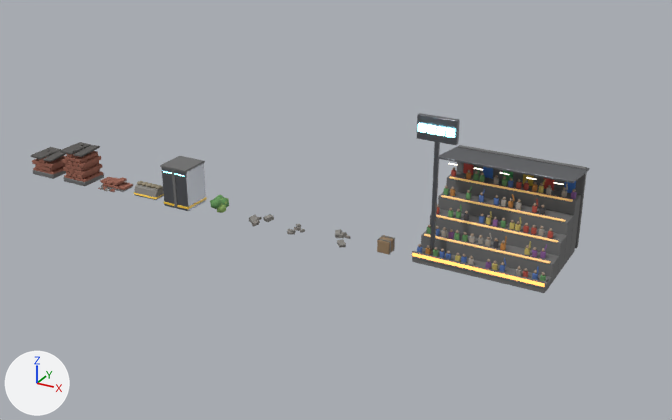
Renders of the glTF model public/assets/models/arena/props-coliseum.glb from each side of a commit.
Both versions are drawn from a camera (50 mm lens) standing at (24.36, -22.86, 12.41) and looking at (11.14, 1.17, 0.4). The axes (+X, +Y, +Z) are drawn at lower left. The lights are the same throughout. The picture after the commit comes second.

The older version as bpy lines, for what is in view:
```python
ob_bush = bpy.data.objects.new('Bush', me_bush)
ob_bush.location = (7.5, 0.0, 0.0)
ob_crate = bpy.data.objects.new('Crate', me_crate)
ob_crate.location = (13.5, 0.0, 0.0)
ob_floodtower = bpy.data.objects.new('FloodTower', me_floodtower)
ob_floodtower.location = (15.0, 0.0, 0.0)
ob_grandstand = bpy.data.objects.new('Grandstand', me_grandstand)
ob_grandstand.location = (16.5, 0.0, 0.0)
ob_lowwall = bpy.data.objects.new('LowWall', me_lowwall)
ob_lowwall.location = (4.5, 0.0, 0.0)
ob_outerwall = bpy.data.objects.new('OuterWall', me_outerwall)
ob_outerwall.location = (6.0, 0.0, 0.0)
ob_rubble0 = bpy.data.objects.new('Rubble0', me_rubble0)
ob_rubble0.location = (9.0, 0.0, 0.0)
ob_rubble1 = bpy.data.objects.new('Rubble1', me_rubble1)
ob_rubble1.location = (10.5, 0.0, 0.0)
ob_walltall = bpy.data.objects.new('WallTall', me_walltall)
ob_walltall.location = (1.5, 0.0, 0.0)
# also in view: 'Wall' at (0.0, 0.0, 0.39)
```
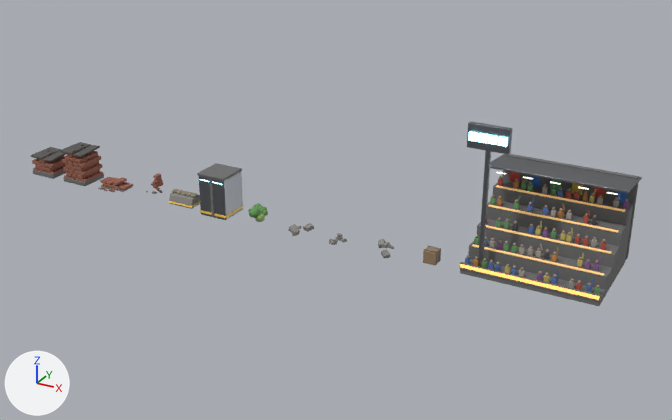
Commit message: Ramp rubble low walls up into adjacent standing walls

The edits, one by one:
Mesh me_lowwallramp is new.
It has 336 vertices, 616 faces and spans x 0.024..0.496, y -0.283..0.417, z 0.151..0.82.
Faces by material slot: [484, 132].
It uses material mat_brick (brown #996150).
It uses material mat_rock (grey #86817c).
Object 'Bush' (ob_bush) moves from (7.5, 0.0, 0.0) to (9.0, 0.0, 0.0).
Object 'Crate' (ob_crate) moves from (13.5, 0.0, 0.0) to (15.0, 0.0, 0.0).
Object 'FloodTower' (ob_floodtower) moves from (15.0, 0.0, 0.0) to (16.5, 0.0, 0.0).
Object 'Grandstand' (ob_grandstand) moves from (16.5, 0.0, 0.0) to (18.0, 0.0, 0.0).
Object 'LowWall' (ob_lowwall) moves from (4.5, 0.0, 0.0) to (6.0, 0.0, 0.0).
Object 'OuterWall' (ob_outerwall) moves from (6.0, 0.0, 0.0) to (7.5, 0.0, 0.0).
Object 'Rubble0' (ob_rubble0) moves from (9.0, 0.0, 0.0) to (10.5, 0.0, 0.0).
Object 'Rubble1' (ob_rubble1) moves from (10.5, 0.0, 0.0) to (12.0, 0.0, 0.0).
Object 'Rubble2' (ob_rubble2) moves from (12.0, 0.0, 0.0) to (13.5, 0.0, 0.0).
Object 'LowWallRamp' (ob_lowwallramp) is new; it shows me_lowwallramp.
Its location is (4.5, 0.0, 0.0).

Location of each change, (x1, y1, x2, y2) in pixels of the pictures (672 x 420 px):
'Grandstand', moved: before (412, 145, 589, 293); after (460, 154, 642, 306)
'OuterWall', moved: before (160, 156, 207, 211); after (197, 163, 243, 220)
'FloodTower', moved: before (417, 113, 460, 255); after (467, 121, 512, 267)
'LowWall', moved: before (134, 181, 164, 200); after (168, 189, 200, 209)
'Crate', moved: before (377, 235, 395, 255); after (423, 246, 441, 265)
'Bush', moved: before (210, 195, 229, 213); after (248, 203, 268, 222)
'Rubble0', moved: before (249, 214, 274, 227); after (289, 223, 314, 236)
'Rubble2', moved: before (335, 229, 351, 248); after (378, 239, 394, 258)
'Rubble1', moved: before (287, 224, 305, 235); after (329, 233, 347, 245)
'LowWallRamp', added: after (146, 173, 163, 194)
